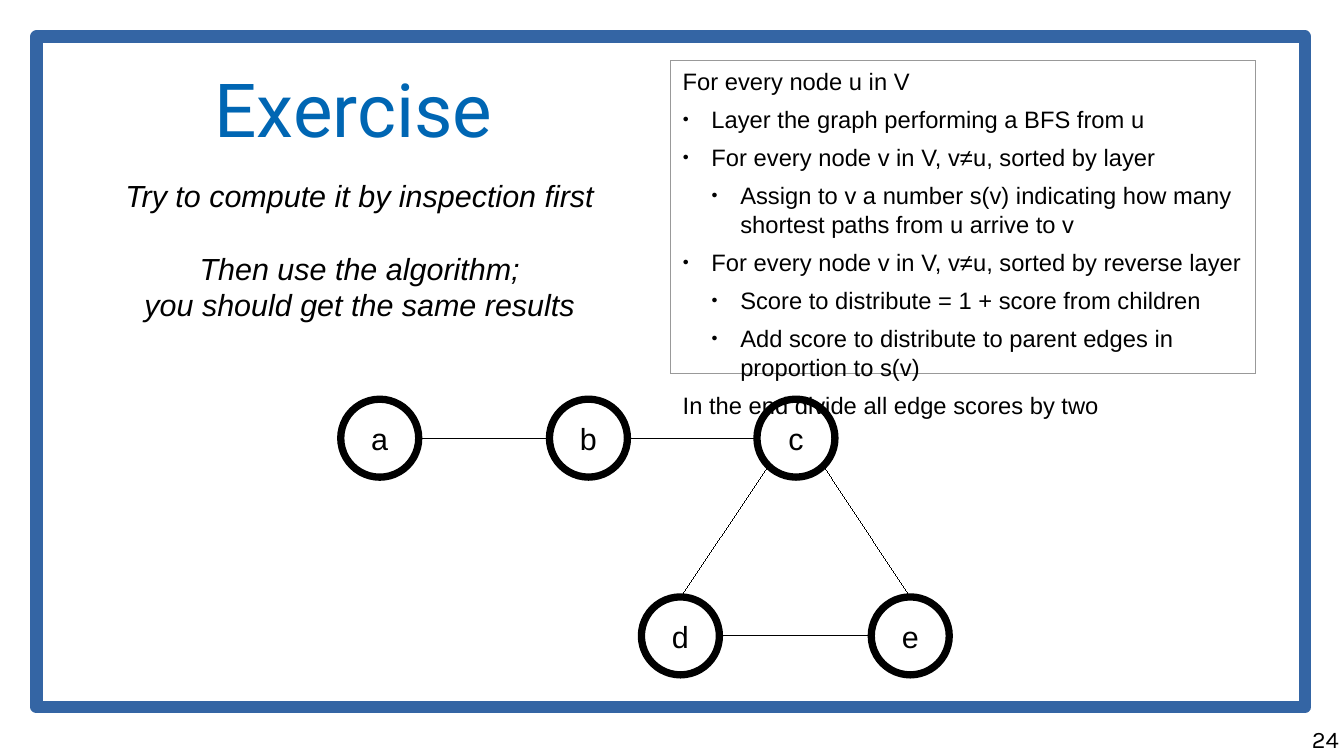
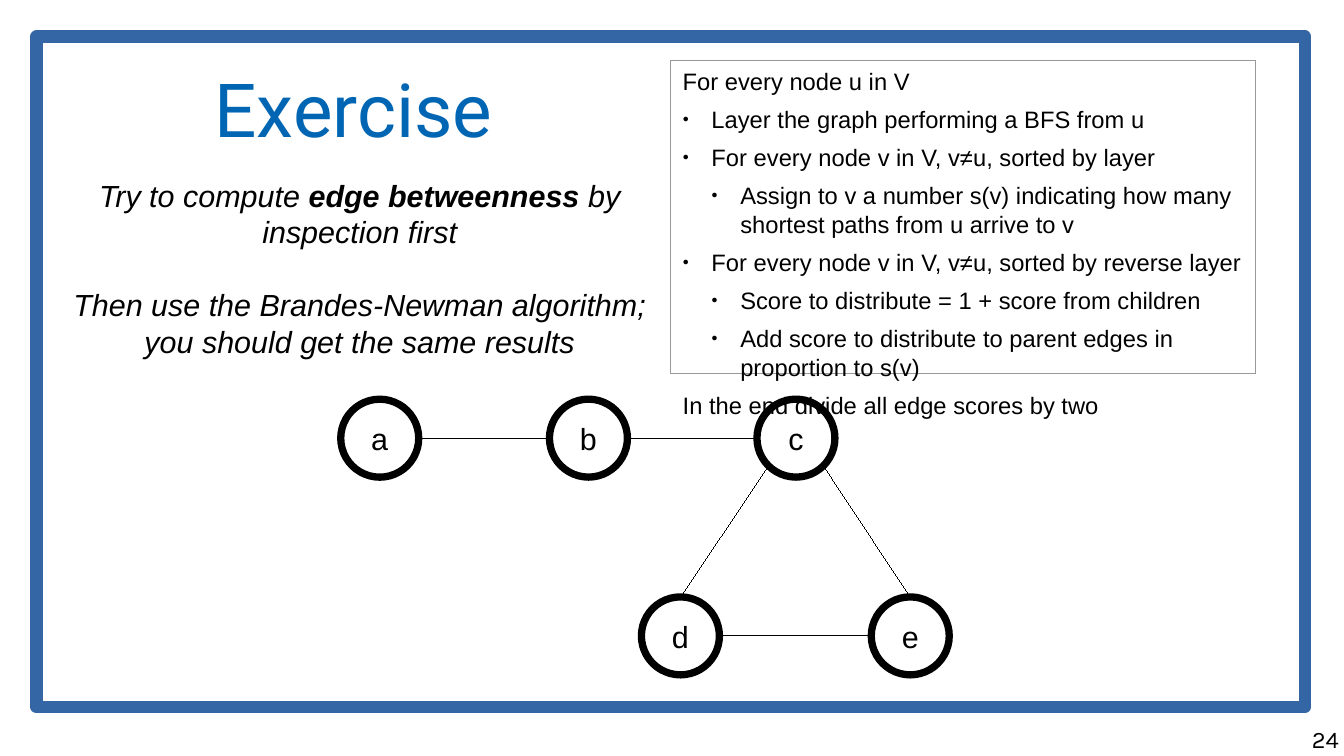
Before and after one commit to chatox/networks-science-course, a slide deck: slide 24 of theory/odp/tt07-betweenness.odp. Drawn at 1344x756 pixels with LibreOffice and Linux fonts; fonts in the diff are those of the drawing. Boxes give left, top, right and bottom in pixels: in the first picture for what was removed or moved away, otherwise in the second. Text is boxed around its words. In the diff, an @@ line names an element or a change of style, - is before the commit and + after.

```diff
--- a/theory/odp/tt07-betweenness.odp
+++ b/theory/odp/tt07-betweenness.odp
@@ text at box(73, 185, 646, 359): text changed @@
-Try to compute it by inspection first
-Then use the algorithm;
-you should get the same results
+Try to compute edge betweenness by inspection first
+Then use the Brandes-Newman algorithm;
+you should get the same results
```
Also in this commit, not shown: 1 other slide changed, 1 slide removed, 1 other file.
